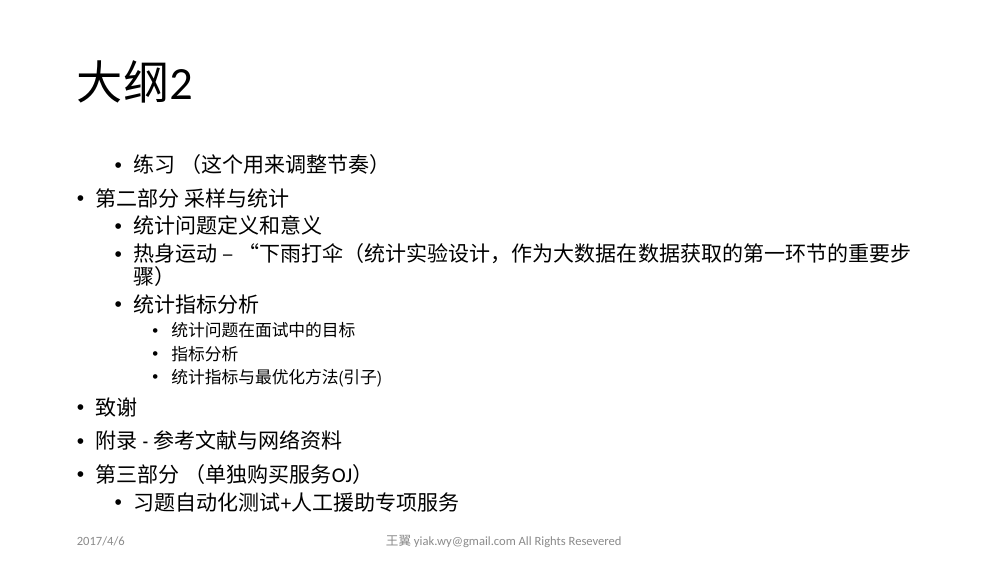
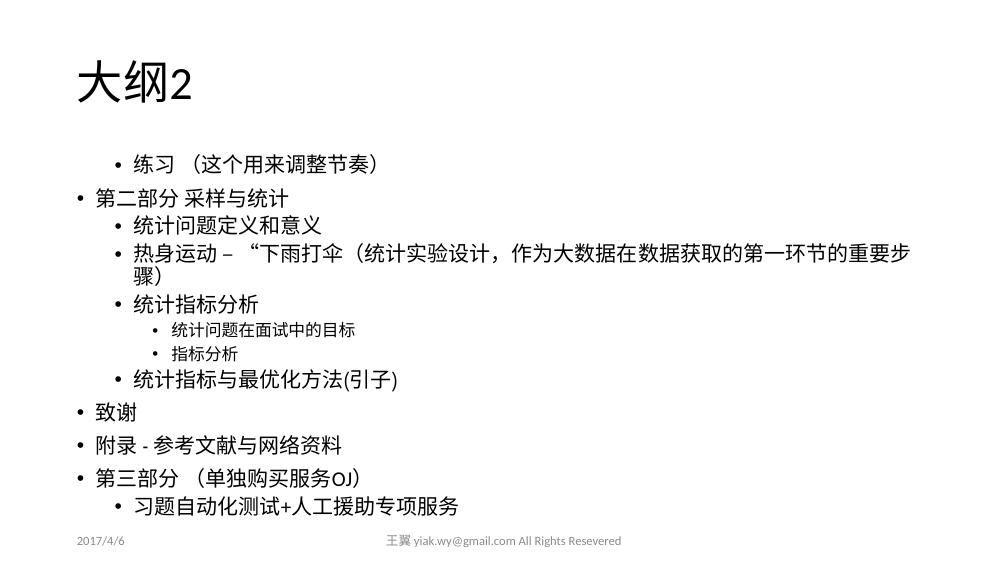
Before and after one commit to yiakwy/yiakwy.github.io, a slide deck: slide 3 of Computing Random Variables/Computing Random Variables.pptx. Drawn at 1008x567 pixels with LibreOffice and Linux fonts; fonts in the diff are those of the drawing. Boxes give left, top, right and bottom in pixels: in the first picture for what was removed or moved away, otherwise in the second. Text is boxed around its words. In the diff, an @@ line names an element or a change of style, - is before the commit and + after.

```diff
--- a/Computing Random Variables/Computing Random Variables.pptx
+++ b/Computing Random Variables/Computing Random Variables.pptx
@@ text at bbox=[134, 369, 398, 392]: size 16 to 20 pt in "统计指标与最优化方法(引子)"; list level 3 to 2 in "统计指标与最优化方法(引子)" @@
```
Also in this commit, not shown: 1 other slide changed, 7 other files.
